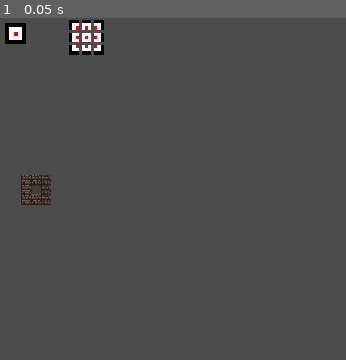
Above: before the commit, frame 1.
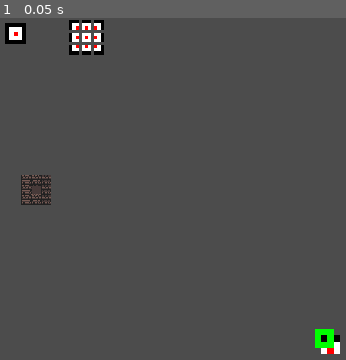
Above: after the commit, the same moment.

Repository: MarkStruik/WFC_Basics
Game: Godot game, scene res://Scenes/TextureOutput.tscn
The game is run twice, just before and just after one commit, with the same random seed, the same clock (stepped at 60 frames per second) and the same inputs.
Inputs:
- Up to frame 1 (0.05 s): no input

The runs differ from the first frame. In frame 1, 0.5% of the frame differs, in the area x 91-99%, y 90-99%.

Commit message:
some research on getting the base algoritm to do something

Diff:
--- a/src/Scenes/Scripts/TextureOutput.gd
+++ b/src/Scenes/Scripts/TextureOutput.gd
@@ -15,11 +15,10 @@
 func _ready():
 
 	var wfc = WaveFormCollapse.new(in_texture, 3, 50, 30)
+	outputSprite.texture = wfc.generateOutputTexture()
+
 	input_text.texture = in_texture
-	wfc.create_process_chunks()
-	outputSprite.texture = wfc.generateOutputTexture()
 	draw_input_chunks(wfc)
-
 	translate_image_to_tiles(in_texture.get_data())
 
 func draw_input_chunks(wfc: WaveFormCollapse):
--- a/src/Scenes/TextureOutput.tscn
+++ b/src/Scenes/TextureOutput.tscn
@@ -29,6 +29,6 @@
 
 [node name="Output" type="Sprite" parent="."]
 position = Vector2( 223, 192 )
-scale = Vector2( 6.85714, 6.85714 )
+scale = Vector2( 10, 10 )
 texture = ExtResource( 4 )
 centered = false
--- a/src/Scripts/WaveFormCollapse.gd
+++ b/src/Scripts/WaveFormCollapse.gd
@@ -59,14 +59,37 @@
 	var wave = _create_empty_wave_data(chunks)
 
 	# pick a random starting chunk
-
+	var rand_chunk_idx = int(rand_range(0,chunks.size()))
+	var rand_chunk = chunks[rand_chunk_idx]
 
 	# pick a random point on the map to 'place' a starting chunk
 	# (optional) add more starting chunks for beter randomisations?
+	var rand_x = int(rand_range(0, _outputWidth - _n))
+	var rand_y = int(rand_range(0, _outputHeight - _n))
+	var rand_pos = Vector2(rand_x, rand_y)
+
+	# add random chunk to the texture
+	for x in _n:
+		for y in _n:
+			var curr_pixel_rnd_chunk = Vector2(x,y) + rand_pos
+			var wavePixel = wave[curr_pixel_rnd_chunk.x][curr_pixel_rnd_chunk.y]
+			if curr_pixel_rnd_chunk == rand_pos: # this is the rnd pos
+				wavePixel[1] = true
+				wavePixel[2] = [rand_chunk] # this has been collapsed
+			wavePixel[0] = rand_chunk[1][x][y]
 
 	# while all pixels have not been processed repeat steps until done
 	# when we have tried 'x' times we stop the process if none of the items are moving forward
 	# calculate wave from this random point outwards
+
+	# todo radial wave
+	var wave_points = _get_wave_points(1,rand_pos)
+
+	for p in wave_points:
+		var wavePixel = wave[p.x][p.y]
+		wavePixel[0] = Color.green
+		var pointsToCheck = _get_wave_points(1,Vector2(p.x,p.y))
+
 
 	# check which chunks fit on the current pixel ( any pixel matching in the NxN )
 	# take the entire NxN with surrounding pixels in mind when trying to match
@@ -78,6 +101,60 @@
 
 	var tex = _create_texture_from(wave)
 	return tex
+
+func _get_wave_points(wave_nr, start_pos):
+	var result = []
+
+	# get corners
+	var top_left = start_pos + ( Vector2(-1,-1) * wave_nr )
+	var top_right = start_pos + ( Vector2(1,-1) * wave_nr )
+	var bottom_left = start_pos + ( Vector2(-1,1) * wave_nr )
+	var bottom_right = start_pos + ( Vector2(1,1) * wave_nr )
+
+	# floodfill between topleft to bottom right
+
+	# alternate between
+	# points between tl -> tr
+	var tltr = []
+	for x in range(top_left.x, top_right.x + 1):
+		var y = top_left.y
+		if  y < 0 and y >= _outputHeight:
+			break
+		elif x >= 0 and x < _outputWidth:
+			tltr.append(Vector2(x, y))
+	# points between tl -> bl
+	var tlbl = []
+	for y in range(top_left.y, bottom_left.y + 1):
+		var x = top_left.x
+		if x < 0 and x >= _outputWidth:
+			break;
+		elif y >= 0 and y < _outputHeight:
+			tlbl.append(Vector2(x, y))
+
+	# alternate between
+	# points between bl -> br
+	var blbr = []
+	for x in range(bottom_left.x, bottom_right.x + 1):
+		var y = bottom_left.y
+		if  y < 0 and y >= _outputHeight:
+			break
+		elif  x >= 0 and x < _outputWidth:
+			blbr.append(Vector2(x, y))
+	# points between tr -> br
+	var trbr = []
+	for y in range(top_right.y, bottom_right.y + 1):
+		var x = top_right.x
+		if x < 0 and x >= _outputWidth:
+			break;
+		elif y >= 0 and y < _outputHeight:
+			trbr.append(Vector2(x, y))
+
+	result.append_array(tltr)
+	result.append_array(tlbl)
+	result.append_array(blbr)
+	result.append_array(trbr)
+
+	return result
 
 # returns full array of wave texture
 # each pixel contains =>
Binary file changed: src/SampleTextures/rooms-mini.png
Not shown, added: images/inner-works.png
Not shown, added: research/readme.md
